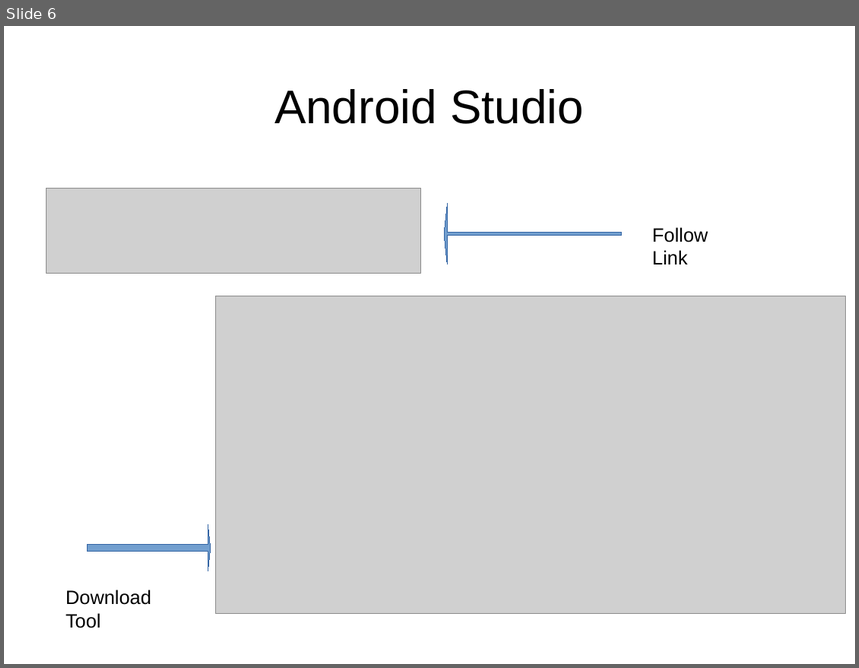
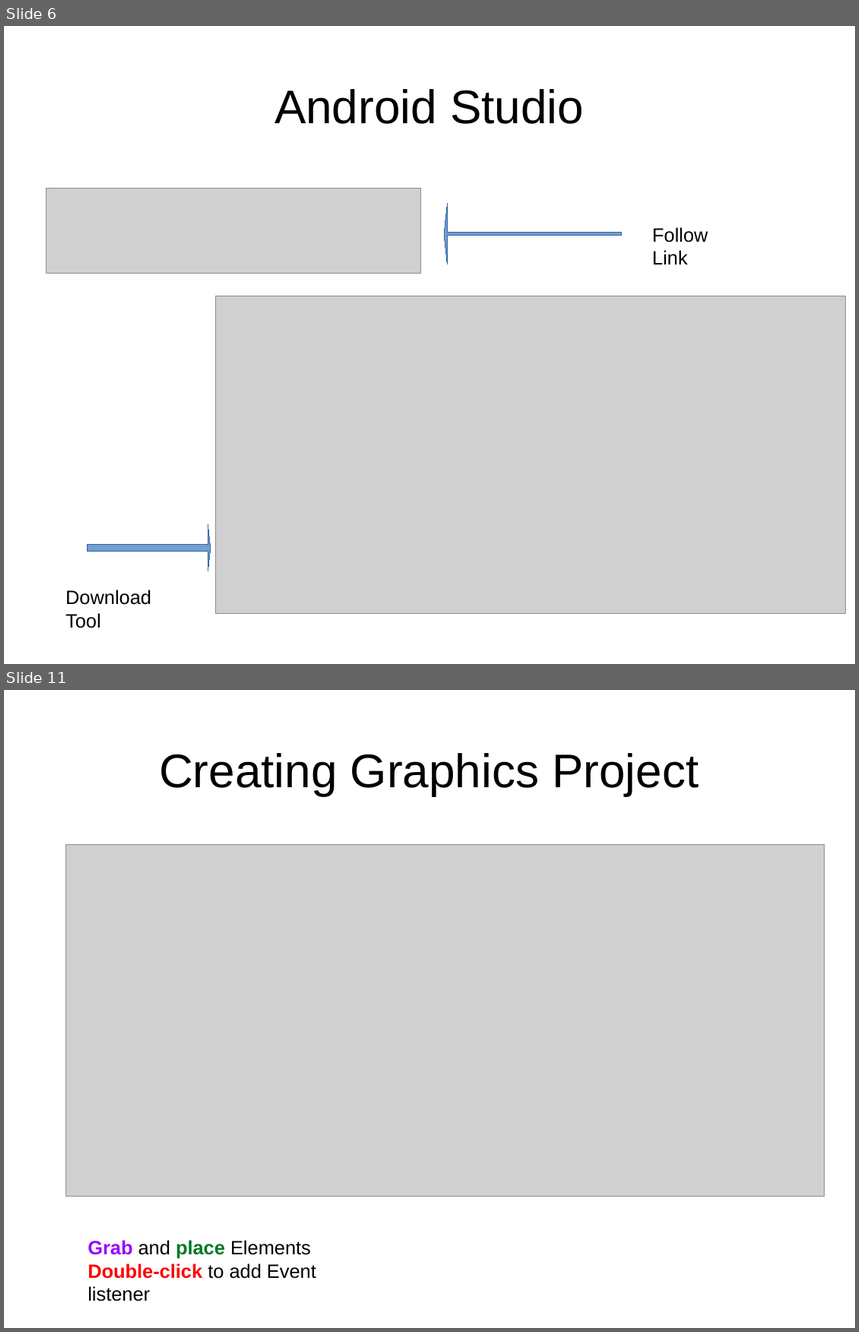
Before and after one commit to shabbir-hussain/ecse321tutF15, a slide deck: 02 - Setting up your computer cont.pptx. Shown one above the other, each under a label of ours: slide 6 before the commit, slides 6 and 11 after it; the slides between them are not shown. The pictures are 859x668 and 859x1332 pixels, drawn with LibreOffice and Linux fonts; fonts in the diff are those of the drawing; grey boxes stand for pictures. Boxes give left, top, right and bottom in pixels: in the first picture for what was removed or moved away, otherwise in the second. Text is boxed around its words. In the diff, an @@ line names an element or a change of style, - is before the commit and + after.

```diff
--- a/02 - Setting up your computer cont.pptx
+++ b/02 - Setting up your computer cont.pptx
@@ slide 11 added at bbox=[4, 690, 855, 1328], background #FFFFFF @@
@@ text added at bbox=[159, 753, 699, 796], 44 pt, text #000000 @@
+Creating Graphics Project
@@ picture added at bbox=[66, 844, 824, 1197] @@
@@ text added at bbox=[88, 1240, 316, 1279], 18 pt, text #000000 @@
+Grab and place Elements
+Double-click to add Event listener
```
Also in this commit, not shown: 2 slides changed, 5 other slides added, 16 other files.
